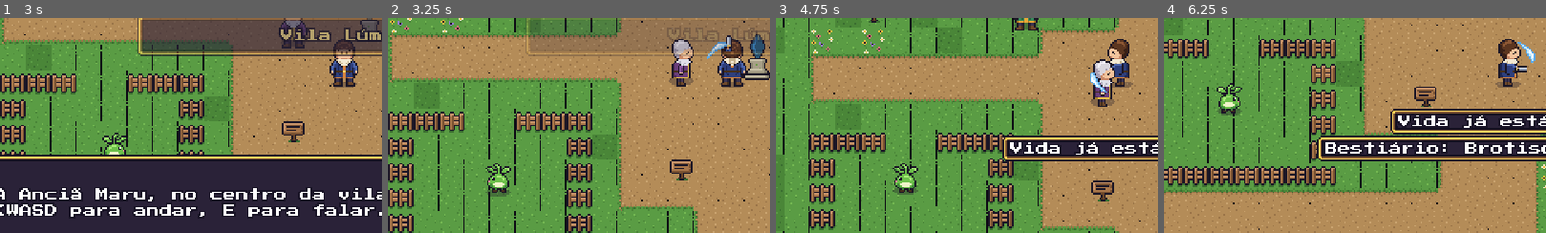
Above: before the commit, frames 1-4 (left to right).
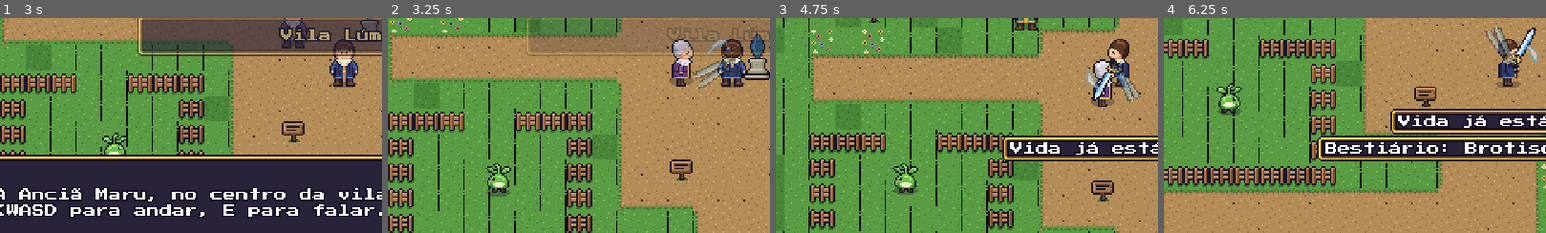
Above: after the commit, the same moments.

Repository: jaapa07/Claude
Game: Godot game, scene res://scenes/main.tscn
Two runs of this game, one before a commit and one after it. Both use one fixed random seed, a clock stepped at 60 frames per second and the inputs below.
Inputs (mouse positions are % of the whole screen's width and height, from its top left):
- Up to frame 1 (3 s): tap Enter (ui_accept) at 0.5, 0.77, 1.52, 2.75 s; move the mouse to (72, 45) at 0.52 s; hold D (move_right) 0.53-1.28 s; hold J (attack) 0.53-1.28 s; click (72, 45) at 0.67 s; tap K (guard) at 0.8, 1.35, 2.3 s; move the mouse to (30, 55) at 1.27 s; hold S (move_down) 1.28-2.03 s; tap J (attack) at 1.55 s; move the mouse to (60, 28) at 2.02 s; hold D (move_right) 2.03-2.78 s; hold J (attack) 2.03-2.78 s; move the mouse to (45, 70) at 2.77 s; hold W (move_up) from 2.78 s (still down); tap C (behavior) at 2.85 s; click (45, 70) at 2.92 s
- Up to frame 2 (3.25 s): keep holding W (move_up); tap Enter (ui_accept) at 3.02 s; tap J (attack) at 3.05 s
- Up to frame 3 (4.75 s): move the mouse to (80, 65) at 3.52 s; release W (move_up) at 3.53 s; hold K (guard) 3.53-4.28 s; hold A (move_left) from 3.53 s (still down); tap F (capture) at 3.6 s; tap Enter (ui_accept) at 3.77, 4.52 s; move the mouse to (20, 35) at 4.27 s; tap R (consumable) at 4.35 s; tap J (attack) at 4.55 s
- Up to frame 4 (6.25 s): move the mouse to (55, 50) at 5.02 s; release A (move_left) at 5.03 s; hold S (move_down) 5.03-5.78 s; hold K (guard) 5.03-5.78 s; tap Space (dodge) at 5.1 s; click (55, 50) at 5.17 s; move the mouse to (35, 25) at 5.77 s; hold D (move_right) from 5.78 s (still down); tap 1 (eco1) at 5.85 s; tap Enter (ui_accept) at 6.02 s; tap J (attack) at 6.05 s
The pictures show only the part of the screen within x 5-55%, y 35-85%; the shares and areas given below are measured in that part.

Frame 1 is identical in both runs. In frame 2, 1.0% of the frame differs, in the area x 80-92%, y 8-34%; in frame 3, 1.0%; in frame 4, 1.3%, in the area x 83-98%, y 3-26%.

Commit message:
Espada visível no golpe (sprite próprio com arco, rastro e impacto), fonte corrigida nos builds exportados, versão web
Co-Authored-By: Claude Opus 5.5 <noreply@anthropic.com>
Claude-Session: https://claude.ai/code/session_01SZRMGMxGYvxw7C5NivNDxm

Diff:
--- a/ecos_da_ruina/scripts/enemy.gd
+++ b/ecos_da_ruina/scripts/enemy.gd
@@ -53,6 +53,7 @@
 var los_ok := false
 var P: Dictionary = {}          # parâmetros de ataque do tipo
 var shown_name := ""
+var hurt_t := 0.0
 var dummy_heal_t := 0.0
 var _tw: Tween
 
@@ -153,6 +154,7 @@
 	if not alive_flag or get_tree().paused:
 		return
 	protect_t = max(0.0, protect_t - delta)
+	hurt_t = max(0.0, hurt_t - delta)
 	flash = max(0.0, flash - delta)
 	hp_bar_t = max(0.0, hp_bar_t - delta)
 	cd = max(0.0, cd - delta)
@@ -188,6 +190,8 @@
 	return Color.WHITE
 
 func _anim(n: String) -> void:
+	if hurt_t > 0.0 and alive_flag:
+		n = "hurt"
 	if sprite and sprite.animation != n:
 		sprite.play(n)
 
@@ -431,6 +435,7 @@
 		Audio.play("guard")
 	if kind == "dummy":
 		dummy_heal_t = 2.0
+		hurt_t = 0.16
 		hp = max(1.0, hp - dmg)
 		flash = 0.12
 		world.spawn_text(global_position + Vector2(0, -fh), str(int(round(dmg))), Color.WHITE)
@@ -438,6 +443,7 @@
 			Game.tutorial_event("attack_dummy")
 		return dmg
 	hp -= dmg
+	hurt_t = 0.16
 	Game.dmg_stats[src] = float(Game.dmg_stats.get(src, 0.0)) + min(dmg, hp + dmg)
 	flash = 0.12
 	hp_bar_t = 3.0
--- a/ecos_da_ruina/scripts/fonts.gd
+++ b/ecos_da_ruina/scripts/fonts.gd
@@ -1,11 +1,10 @@
 class_name Fonts
-## Fonte pixel (Pixelify Sans, OFL) sem suavização.
+## Fonte pixel (Press Start 2P, OFL) sem suavização. Carregada como recurso importado (funciona no jogo exportado).
 static var _f: FontFile
 
 static func pixel() -> FontFile:
 	if _f == null:
-		_f = FontFile.new()
-		_f.data = FileAccess.get_file_as_bytes("res://assets/fonts/PressStart2P.ttf")
+		_f = load("res://assets/fonts/PressStart2P.ttf")
 		_f.antialiasing = TextServer.FONT_ANTIALIASING_NONE
 		_f.hinting = TextServer.HINTING_NONE
 		_f.subpixel_positioning = TextServer.SUBPIXEL_POSITIONING_DISABLED
--- a/ecos_da_ruina/scripts/player.gd
+++ b/ecos_da_ruina/scripts/player.gd
@@ -70,6 +70,8 @@
 var _aim_ring: Sprite2D
 var _vortex: AnimatedSprite2D
 var _slash_done := false
+var _sword: Sprite2D
+var _ghost_t := 0.0
 
 func _ready() -> void:
 	collision_layer = 2
@@ -97,6 +99,13 @@
 	sprite.sprite_frames = Art.human_frames("hero")
 	sprite.offset = Vector2(0, -14)
 	add_child(sprite)
+	# espada: sprite próprio que gira a partir da mão durante o golpe
+	_sword = Sprite2D.new()
+	_sword.texture = Art.sprite_tex("fx_sword")
+	_sword.centered = false
+	_sword.offset = Vector2(-2, -3.5)
+	_sword.visible = false
+	add_child(_sword)
 	sprite.play("idle_down")
 	add_to_group("hero")
 	reset_resources()
@@ -145,6 +154,7 @@
 		S.HURT: _state_hurt(delta)
 	_regen(delta)
 	_update_anim()
+	_update_sword(delta)
 	_update_capture_fx()
 
 func _tick_timers(delta: float) -> void:
@@ -241,7 +251,8 @@
 			_slash_done = true
 			var snap := snappedf(aim_dir.angle(), PI / 2.0)
 			var sc: float = float(atk_def["r"]) / 26.0
-			world.fx_at("slash", global_position + Vector2(0, -10) + Vector2.from_angle(snap) * 12.0, act + 0.05, snap, sc)
+			var trail = world.fx_at("slash", global_position + Vector2(0, -10) + Vector2.from_angle(snap) * 14.0, act + 0.08, snap, sc)
+			trail.modulate = Color(1, 1, 1, 0.55)
 		_attack_hits()
 	# buffer do próximo golpe durante a recuperação
 	if Input.is_action_just_pressed("attack") and atk_t > wind:
@@ -276,6 +287,8 @@
 				energy = min(ENERGY_MAX, energy + 2.0)
 				energy_gain_window += 2.0
 			world.set_hero_target(e)
+			var contact: Vector2 = e.global_position.lerp(global_position + Vector2(0, -10), 0.35) + Vector2(0, -6)
+			world.fx_at("hit", contact, 0.2, 0.0, 1.6)
 			world.hitstop(0.055)
 			world.shake(1.5, 0.08)
 			Audio.play("hit")
@@ -288,6 +301,7 @@
 	atk_t = 0.0
 	atk_queued = false
 	_slash_done = false
+	atk_def["idx"] = 3 if charged else combo_idx
 	atk_hit.clear()
 	if world.mouse_aiming():
 		var d := (get_global_mouse_position() - global_position)
@@ -645,6 +659,59 @@
 	if state == S.DODGE:
 		sprite.modulate.a = 0.55 if is_dodge_invulnerable() else 0.85
 
+## Arco do golpe (graus, relativos à mira): [início, fim, escala]
+const SWING := [[-110.0, 60.0, 1.0], [110.0, -60.0, 1.0], [-150.0, 150.0, 1.15], [-180.0, 180.0, 1.25]]
+
+func _update_sword(delta: float) -> void:
+	if state != S.ATTACK:
+		_sword.visible = false
+		return
+	var wind: float = atk_def["wind"]
+	var act: float = atk_def["act"]
+	var rec: float = atk_def["rec"]
+	var sw: Array = SWING[int(atk_def.get("idx", 0))]
+	var a0 := deg_to_rad(float(sw[0]))
+	var a1 := deg_to_rad(float(sw[1]))
+	var base := aim_dir.angle()
+	var ang: float
+	var alpha := 1.0
+	if atk_t < wind:
+		# levanta a espada para trás
+		ang = a0 - deg_to_rad(18.0) * (atk_t / wind)
+	elif atk_t < wind + act:
+		var f := (atk_t - wind) / act
+		f = 1.0 - pow(1.0 - f, 2.0)
+		ang = lerp(a0 - deg_to_rad(18.0), a1, f)
+		_ghost_t -= delta
+		if _ghost_t <= 0.0:
+			_ghost_t = 0.016
+			_spawn_ghost()
+	else:
+		var f2: float = (atk_t - wind - act) / max(rec, 0.01)
+		ang = a1
+		alpha = 1.0 if f2 < 0.5 else clamp(1.0 - (f2 - 0.5) * 2.0, 0.0, 1.0)
+	_sword.visible = true
+	_sword.rotation = base + ang
+	_sword.scale = Vector2.ONE * float(sw[2])
+	_sword.modulate.a = alpha
+	# mão: um pouco à frente do corpo; de costas a espada passa por trás
+	_sword.position = Vector2(0, -12) + aim_dir * 3.0
+	_sword.z_index = -1 if Art.dir_name(facing) == "up" else 1
+
+func _spawn_ghost() -> void:
+	var g := Sprite2D.new()
+	g.texture = _sword.texture
+	g.centered = false
+	g.offset = _sword.offset
+	g.global_position = _sword.global_position
+	g.rotation = _sword.rotation
+	g.scale = _sword.scale
+	g.modulate = Color(0.75, 0.95, 1.0, 0.45)
+	world.add_fx(g)
+	var tw := g.create_tween()
+	tw.tween_property(g, "modulate:a", 0.0, 0.12)
+	tw.tween_callback(g.queue_free)
+
 func _update_capture_fx() -> void:
 	var t: Node = cap_target if (cap_target != null and is_instance_valid(cap_target)) else null
 	_aim_ring.visible = aiming and t != null
--- a/ecos_da_ruina/scripts/ui.gd
+++ b/ecos_da_ruina/scripts/ui.gd
@@ -13,11 +13,7 @@
 func _ready() -> void:
 	layer = 10
 	process_mode = Node.PROCESS_MODE_ALWAYS
-	font = FontFile.new()
-	font.data = FileAccess.get_file_as_bytes("res://assets/fonts/PressStart2P.ttf")
-	font.antialiasing = TextServer.FONT_ANTIALIASING_NONE
-	font.hinting = TextServer.HINTING_NONE
-	font.subpixel_positioning = TextServer.SUBPIXEL_POSITIONING_DISABLED
+	font = Fonts.pixel()
 	hud = Hud.new()
 	hud.ui = self
 	hud.font = font
--- a/ecos_da_ruina/tests/e2e_bot.gd
+++ b/ecos_da_ruina/tests/e2e_bot.gd
@@ -26,7 +26,9 @@
 	W.test_mode = true
 	Game.toast.connect(func(t): if "exausta" in t: exhausted_events += 1)
 	main.ui.instant = true
-	if mode == "unit":
+	if "--demo" in args:
+		await run_demo()
+	elif mode == "unit":
 		await run_unit()
 	else:
 		await run_e2e()
@@ -394,6 +396,8 @@
 	await advance_dialogs()
 	await shot("02_vila_inicio")
 	check("Dados do jogo sem erros de validação", Data.errors.is_empty(), str(Data.errors))
+	var fnt: Font = Fonts.pixel()
+	check("Fonte da interface carregada com acentos (funciona no jogo exportado)", fnt != null and fnt.has_char("Ã".unicode_at(0)) and fnt.has_char("ç".unicode_at(0)) and fnt.get_string_size("Ruína", HORIZONTAL_ALIGNMENT_LEFT, -1, 8).x > 30.0)
 
 	# ---- 2. Falar com Maru e tutorial
 	await talk("anciao")
@@ -1365,3 +1369,31 @@
 	# ---- dados: validação
 	check("Validação de dados sem erros", Data.errors.is_empty(), str(Data.errors))
 	check("15 espécies-base e 3 evoluções jogáveis cadastradas", Data.species.size() >= 18)
+
+## Captura quadro a quadro do combo de espada (para conferir a animação)
+func run_demo() -> void:
+	main.start_new_game(3)
+	await frames(10)
+	await advance_dialogs()
+	var br := ent_by_id("brotisco_tutorial")
+	br.set_physics_process(false)
+	P.global_position = br.global_position + Vector2(-22, 0)
+	await face(Vector2.RIGHT)
+	await frames(5)
+	var n := 0
+	for k in 3:
+		Input.action_press("attack"); await frames(1); Input.action_release("attack")
+		for f in 20:
+			await frames(1)
+			if f % 2 == 0:
+				await shot("atk_%02d" % n)
+				n += 1
+	P.global_position = br.global_position + Vector2(0, -24)
+	await face(Vector2.DOWN)
+	await frames(30)
+	Input.action_press("attack"); await frames(1); Input.action_release("attack")
+	for f in 16:
+		await frames(1)
+		if f % 2 == 0:
+			await shot("atkd_%02d" % n)
+			n += 1
Binary file added: ecos_da_ruina/assets/sprites/fx_sword.png
Binary file changed: ecos_da_ruina/assets/sprites/hero.png
Not shown, changed: ecos_da_ruina/assets/src/10_heroi.pxl
Not shown, changed: ecos_da_ruina/assets/src/20_efeitos.pxl
Not shown, changed: ecos_da_ruina/releases/EcosDaRuina-linux.zip
Not shown, changed: ecos_da_ruina/releases/EcosDaRuina-windows.zip
